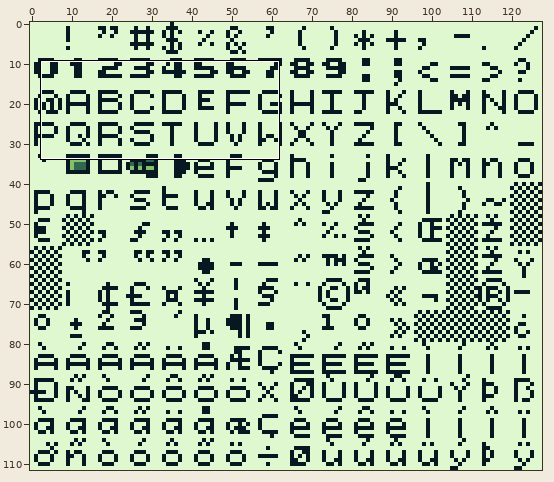
Edited in one commit: sprite sheet (assets/fonts/hud.png). The first picture is a wide view before the edit; the outline marks the close-up.
Close-up. The starting point:
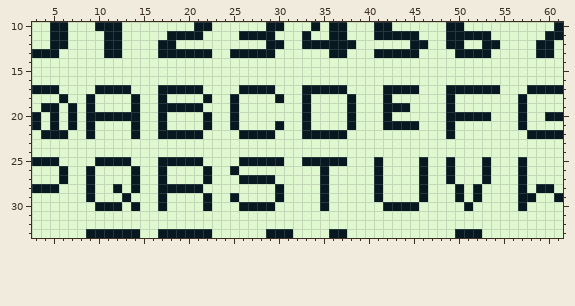
The file is 128x112 pixels. Shown: x 3..61, y 10..33.
After the commit:
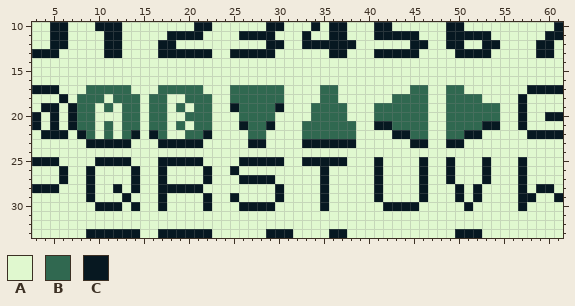
Palette (. is transparent): A #e0f8cf  B #306850  C #071821
What changed:
y 17: x 9..13 ACCCC -> BBBBB; x 17..21 CCCCC -> BBBBB; x 25..30 ACCCCA -> BBBBBB; x 33..37 CCCCC -> AABBA; x 42..46 CCCCA -> AAABB; x 49..54 CCCCCC -> BBAAAA
y 18: x 8..10 ACA -> BBB; x 12..14 AAC -> BBB; x 16..17 AC -> BB; x 20..22 AAC -> BBB; x 25..30 CAAAAC -> BBBBBB; x 33 C -> A; x 35..36 AA -> BB; x 38 C -> A; x 42..46 CAAAA -> ABBBB; x 49..52 CAAA -> BBBB
y 19: x 8..9 AC -> BB; x 11 A -> B; x 13..14 AC -> BB; x 16..22 ACCCCCA -> BBABABB; x 26..30 AAAAA -> BBBBC; x 33..38 CAAAAC -> ABBBBA; x 41..46 ACCCAA -> BBBBBB; x 49..54 CAAAAA -> BBBBBB
y 20: x 8..14 ACCCCCC -> BBAAABB; x 16..17 AC -> BB; x 20..22 AAC -> BBB; x 25..29 CAAAA -> ABBBB; x 33..38 CAAAAC -> ABBBBA; x 41..46 ACAAAA -> BBBBBB; x 49..54 CCCCCA -> BBBBBB
y 21: x 8..9 AC -> BB; x 11 A -> B; x 13..14 AC -> BB; x 16..17 AC -> BB; x 19 A -> B; x 21..22 AC -> BB; x 25..30 CAAAAC -> ACBBCA; x 33..38 CAAAAC -> BBBBBB; x 41 A -> C; x 43..46 CCCA -> BBBB; x 49..54 CAAAAA -> BBBBCC
y 22: x 8..9 AC -> CB; x 11 A -> B; x 13 A -> B; x 16..22 ACCCCCA -> CBAABBC; x 26..29 CCCC -> ABBA; x 33..38 CCCCCA -> BBBBBB; x 43..46 AAAA -> CCBB; x 49..52 CAAA -> BBCC
y 23: x 9..13 AAAAA -> CCCCC; x 17..21 AAAAA -> CCCCC; x 27..28 AA -> CC; x 33..38 AAAAAA -> CCCCCC; x 45..46 AA -> CC; x 49..50 AA -> CC
